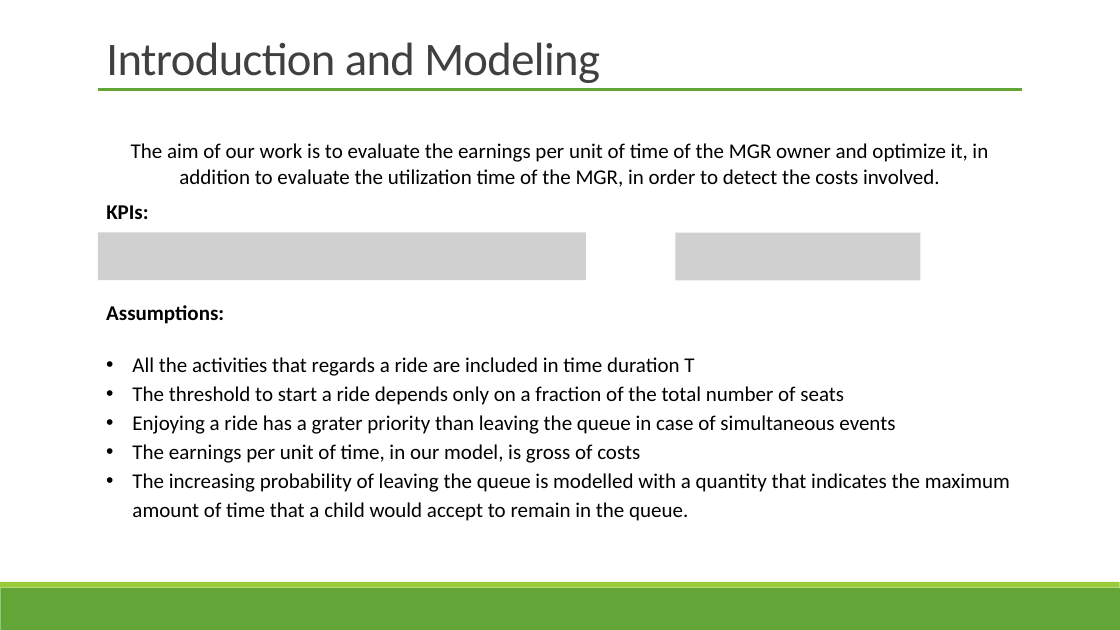
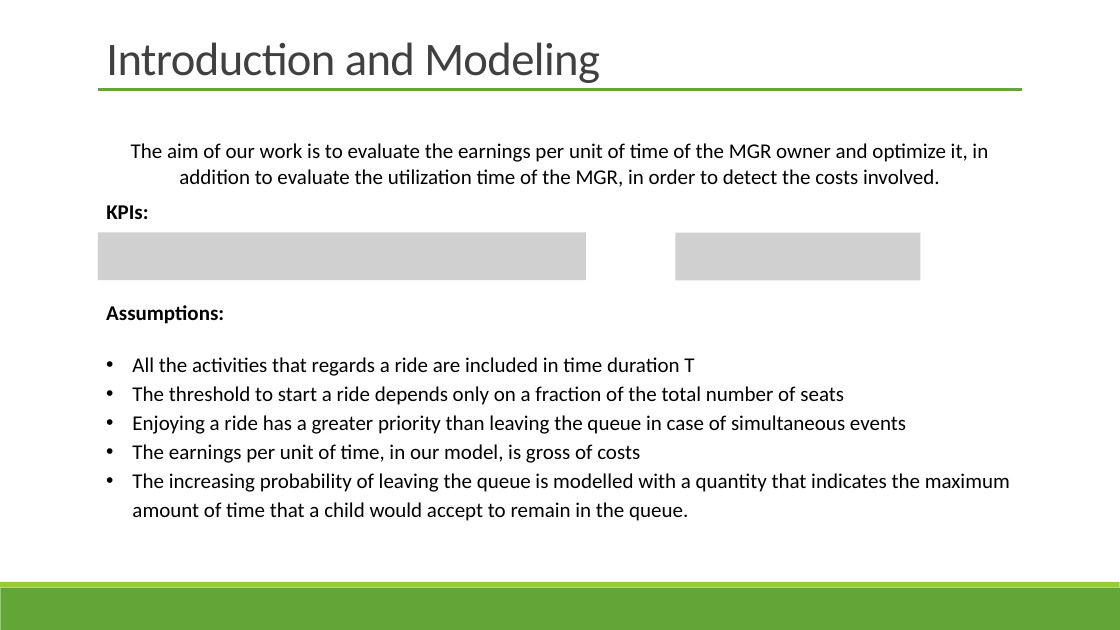
Before and after one commit to MatteBiondi/PECSN_Merry-Go-Round, a slide deck: slide 2 of Documentation/PECSN-MerryGoRound.pptx. Drawn at 1120x630 pixels with LibreOffice and Linux fonts; fonts in the diff are those of the drawing; grey boxes stand for pictures. Boxes give left, top, right and bottom in pixels: in the first picture for what was removed or moved away, otherwise in the second. Text is boxed around its words. In the diff, an @@ line names an element or a change of style, - is before the commit and + after.

Commit message:
Typo fix

```diff
--- a/Documentation/PECSN-MerryGoRound.pptx
+++ b/Documentation/PECSN-MerryGoRound.pptx
@@ text at (132, 415, 906, 434): text changed @@
-• Enjoying a ride has a grater priority than leaving the queue in case of simultaneous events
+• Enjoying a ride has a greater priority than leaving the queue in case of simultaneous events
```
Also in this commit, not shown: 1 other slide changed.
